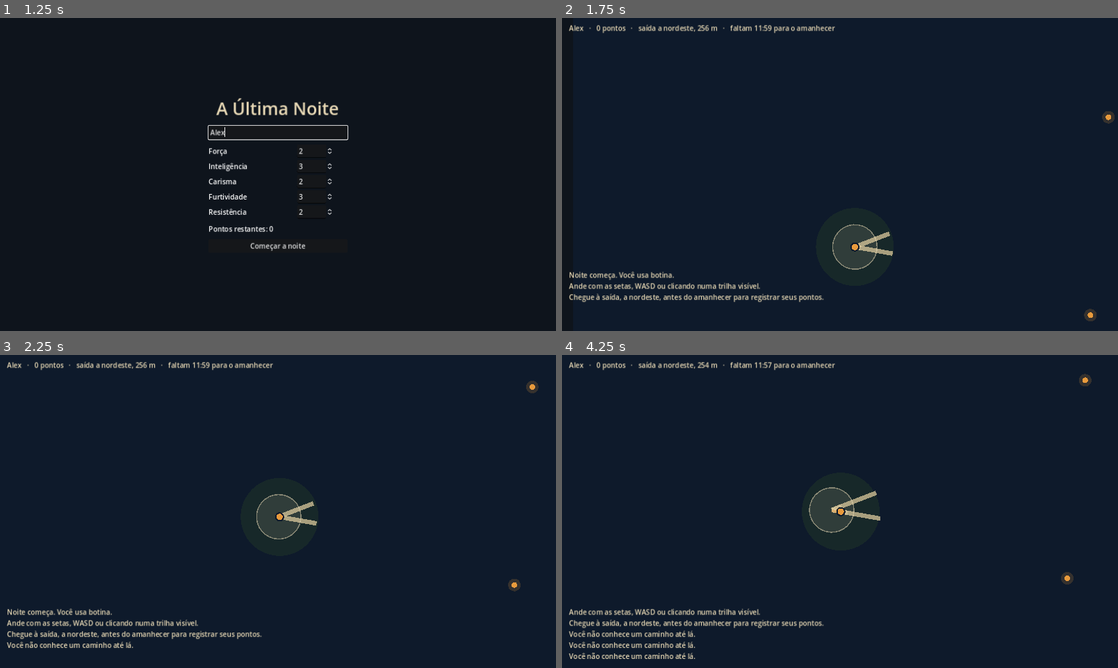
Above: before the commit, frames 1-4 (two rows, left to right).
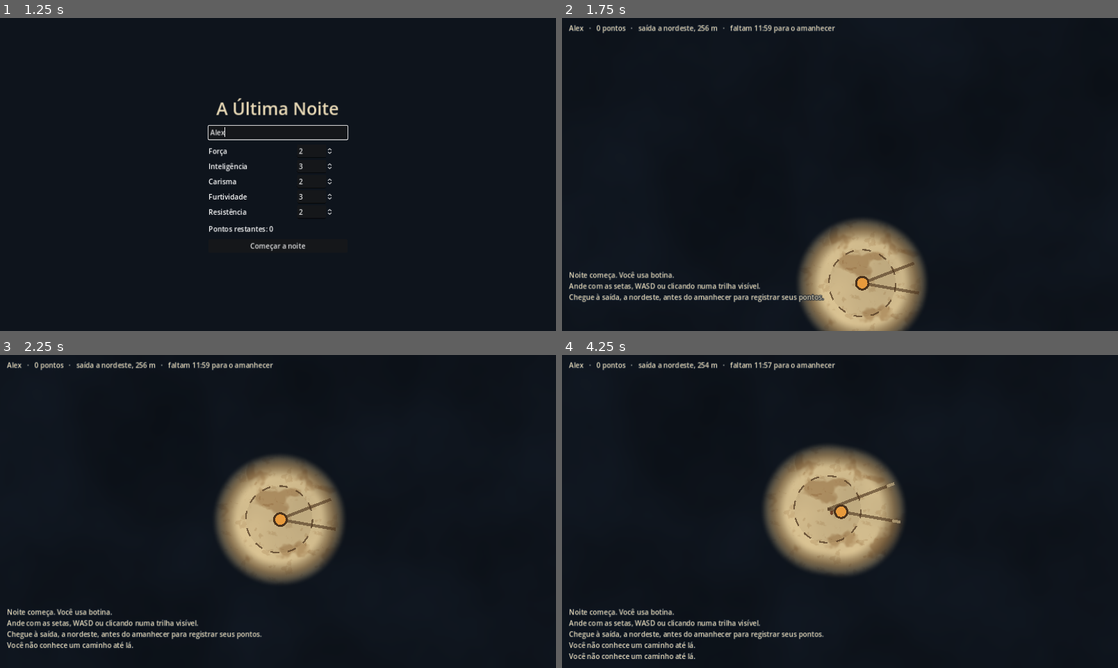
Above: after the commit, the same moments.

Repository: LuviqueVianna/UltimaNoite
Game: Godot game, scene res://cenas/main.tscn
Same seed, same stepped clock (60 frames per second), same inputs: the game is played once before the commit and once after it.
Inputs (mouse positions are in pixels of both pictures, inside the frame that each line leads up to):
- Up to frame 1 (1.25 s): click (278, 133) at 0.52 s; type "Alex" at 0.6 s
- Up to frame 2 (1.75 s): click "Começar a noite" at 1.25 s
- Up to frame 3 (2.25 s): move the mouse to (400, 495) at 2.02 s; hold Right from 2.03 s (still down); click (400, 495) at 2.17 s
- Up to frame 4 (4.25 s): move the mouse to (728, 527) at 2.77 s; release Right at 2.78 s; hold Down 2.78-3.53 s; click (728, 527) at 2.92 s; move the mouse to (895, 442) at 3.52 s; hold Right from 3.53 s (still down); click (895, 442) at 3.67 s

Frame 1 is identical in both runs. In frame 2, 6.9% of the frame differs, in the area x 42-100%, y 29-100%; in frame 3, 7.5%; in frame 4, 10%, in the area x 1-96%, y 6-91%.

Commit message:
Novo visual do mapa: pergaminho manchado sob a névoa e pegadas de sola
- a névoa se abre por onde o jogador anda e enxerga, revelando pergaminho
  bege com manchas e borda tostada (shader + máscara do que foi visto)
- trilhas e bases em tinta marrom
- pegadas pretas: sola e salto (bota, botina), sola fina (alpercata),
  bloco (tamanco), pé com dedos (descalço); pés esquerdo e direito abertos
- câmera mais próxima; textos da tela com contorno

Co-Authored-By: Claude Opus 5.5 <noreply@anthropic.com>
Claude-Session: https://claude.ai/code/session_015T13S23q4rvJosTmgDCmaC

Diff:
--- /dev/null
+++ b/godot/cenas/pergaminho.gdshader
@@ -0,0 +1,32 @@
+shader_type canvas_item;
+// Pergaminho que aparece onde a névoa se abriu. Fora disso, a noite.
+// mascara: 1 pixel por metro; branco = já revelado. O círculo de visão atual vem por uniform.
+
+uniform sampler2D mascara : filter_linear;
+uniform sampler2D ruido : repeat_enable, filter_linear;
+uniform vec2 tamanho_m;
+uniform vec2 jogador_m;
+uniform float alcance = 14.0;
+uniform vec4 cor_papel : source_color = vec4(0.86, 0.77, 0.58, 1.0);
+uniform vec4 cor_mancha : source_color = vec4(0.58, 0.42, 0.24, 1.0);
+uniform vec4 cor_noite : source_color = vec4(0.055, 0.078, 0.11, 1.0);
+
+void fragment() {
+	vec2 m = UV * tamanho_m;
+	float vendo = 1.0 - smoothstep(alcance * 0.55, alcance * 1.15, distance(m, jogador_m));
+	float revelado = max(texture(mascara, UV).r, vendo);
+
+	float n1 = texture(ruido, m / 140.0).r;
+	float n2 = texture(ruido, m / 38.0 + vec2(0.37, 0.11)).r;
+	float n3 = texture(ruido, m / 11.0 + vec2(0.71, 0.53)).r;
+
+	vec3 papel = cor_papel.rgb * (0.86 + 0.2 * n1);
+	float mancha = smoothstep(0.6, 0.78, n2) * 0.5 + smoothstep(0.68, 0.86, n3) * 0.22;
+	papel = mix(papel, cor_mancha.rgb, mancha);
+	// Borda escurecida onde a névoa termina, como papel tostado
+	float borda = smoothstep(0.1, 0.5, revelado) * (1.0 - smoothstep(0.5, 0.95, revelado));
+	papel = mix(papel, cor_mancha.rgb * 0.55, borda * 0.55);
+
+	vec3 noite = cor_noite.rgb * (0.8 + 0.4 * n1);
+	COLOR = vec4(mix(noite, papel, smoothstep(0.06, 0.62, revelado)), 1.0);
+}
--- a/godot/scripts/cenas/main.gd
+++ b/godot/scripts/cenas/main.gd
@@ -112,12 +112,12 @@
 
 func _montar_noite() -> void:
 	vista = MapaView.new()
-	vista.mundo = mundo
 	vista.toque.connect(_ao_tocar)
 	add_child(vista)
+	vista.preparar(mundo)
 
 	camera = Camera2D.new()
-	camera.zoom = Vector2(1.6, 1.6)
+	camera.zoom = Vector2(2.4, 2.4)
 	camera.position_smoothing_enabled = true
 	vista.add_child(camera)
 	camera.make_current()
@@ -127,12 +127,16 @@
 	rotulo_relogio = Label.new()
 	rotulo_relogio.position = Vector2(16, 12)
 	rotulo_relogio.add_theme_color_override("font_color", COR_PAPEL)
+	rotulo_relogio.add_theme_color_override("font_outline_color", Color("#0e1a2b"))
+	rotulo_relogio.add_theme_constant_override("outline_size", 6)
 	hud.add_child(rotulo_relogio)
 
 	rotulo_avisos = Label.new()
 	rotulo_avisos.set_anchors_preset(Control.PRESET_BOTTOM_LEFT)
 	rotulo_avisos.position = Vector2(16, -140)
 	rotulo_avisos.add_theme_color_override("font_color", COR_PAPEL)
+	rotulo_avisos.add_theme_color_override("font_outline_color", Color("#0e1a2b"))
+	rotulo_avisos.add_theme_constant_override("outline_size", 6)
 	hud.add_child(rotulo_avisos)
 
 	painel_base = PanelContainer.new()
--- a/godot/scripts/cenas/mapa_view.gd
+++ b/godot/scripts/cenas/mapa_view.gd
@@ -1,29 +1,112 @@
 class_name MapaView
 extends Node2D
-## Desenha a noite do ponto de vista do jogador: só o que ele percorreu, vê agora ou ainda lembra.
-## Visual provisório até a escolha do estilo de pergaminho (demanda 3 do ChatGPT).
+## Desenha a noite do ponto de vista do jogador. Onde ele andou e enxergou, a névoa se abre
+## e aparece o pergaminho bege manchado, com trilhas em tinta marrom e pegadas pretas de sola e salto.
+## Direção de arte pedida pelo usuário em 20/10/2026.
 
 signal toque(ponto_m: Vector2)
 
-const ESCALA := 4.0          # px por metro
+const ESCALA := 4.0           # px por metro
+const MARGEM := 40.0          # m de névoa em volta da área do mapa
 const COR_NOITE := Color("#0e1a2b")
-const COR_PAPEL := Color("#e8d9b5")
-const COR_TINTA := Color("#d9c79a")
+const COR_PAPEL := Color("#dcc596")
+const COR_TINTA := Color("#4a321c")
+const COR_TINTA_CLARA := Color("#7a5a36")
+const COR_PEGADA := Color("#1a120b")
+const COR_MINHA := Color("#5c2a14")
 const COR_AMBAR := Color("#e89a3c")
-const COR_MATA := Color("#1f3328")
-const LARGURA_TRILHA := 1.6  # m
-const GLIFO := 1.8           # pegadas desenhadas maiores que o real, para leitura
+const COR_MEMORIA := Color("#cdb88c")   # trilha lembrada, vista sobre a névoa
+const LARGURA_TRILHA := 0.7   # m
+const GLIFO := 6.0            # pegadas desenhadas maiores que o real, para leitura
 
 var mundo: Mundo
 var fonte: Font
+var fundo: ColorRect
+var mascara: Image
+var textura_mascara: ImageTexture
+var _acumulado := 0.0
 
 
 func _ready() -> void:
 	fonte = ThemeDB.fallback_font
 
 
-func _process(_dt: float) -> void:
+func preparar(m: Mundo) -> void:
+	mundo = m
+	var area := mundo.mapa.tamanho + Vector2.ONE * MARGEM * 2.0
+	mascara = Image.create(int(area.x), int(area.y), false, Image.FORMAT_L8)
+	mascara.fill(Color.BLACK)
+	textura_mascara = ImageTexture.create_from_image(mascara)
+
+	var ruido := NoiseTexture2D.new()
+	ruido.width = 256
+	ruido.height = 256
+	ruido.seamless = true
+	var fn := FastNoiseLite.new()
+	fn.noise_type = FastNoiseLite.TYPE_SIMPLEX_SMOOTH
+	fn.frequency = 0.012
+	fn.fractal_octaves = 4
+	fn.seed = mundo.mapa.semente
+	ruido.noise = fn
+
+	var material := ShaderMaterial.new()
+	material.shader = load("res://cenas/pergaminho.gdshader")
+	material.set_shader_parameter("mascara", textura_mascara)
+	material.set_shader_parameter("ruido", ruido)
+	material.set_shader_parameter("tamanho_m", area)
+
+	fundo = ColorRect.new()
+	fundo.material = material
+	fundo.position = -Vector2.ONE * MARGEM * ESCALA
+	fundo.size = area * ESCALA
+	fundo.show_behind_parent = true
+	fundo.mouse_filter = Control.MOUSE_FILTER_IGNORE
+	add_child(fundo)
+	_revelar()
+
+
+func _process(dt: float) -> void:
+	if mundo == null:
+		return
+	_acumulado += dt
+	if _acumulado >= Regras.PERCEPCAO_INTERVALO:
+		_acumulado = 0.0
+		_revelar()
+	var j := mundo.jogador()
+	var mat := fundo.material as ShaderMaterial
+	mat.set_shader_parameter("jogador_m", j.pos + Vector2.ONE * MARGEM)
+	mat.set_shader_parameter("alcance", j.alcance())
 	queue_redraw()
+
+
+## Abre a névoa em volta do jogador, de forma permanente (borda suave).
+func _revelar() -> void:
+	var j := mundo.jogador()
+	var centro := j.pos + Vector2.ONE * MARGEM
+	var r := j.alcance() * 1.2
+	var x0 := maxi(0, int(centro.x - r))
+	var x1 := mini(mascara.get_width() - 1, int(centro.x + r))
+	var y0 := maxi(0, int(centro.y - r))
+	var y1 := mini(mascara.get_height() - 1, int(centro.y + r))
+	for y in range(y0, y1 + 1):
+		for x in range(x0, x1 + 1):
+			var d := centro.distance_to(Vector2(x + 0.5, y + 0.5))
+			if d > r:
+				continue
+			var v := clampf((r - d) / (r * 0.45), 0.0, 1.0)
+			if v > mascara.get_pixel(x, y).r:
+				mascara.set_pixel(x, y, Color(v, v, v))
+	textura_mascara.update(mascara)
+
+
+func revelado(p_m: Vector2) -> float:
+	var q := p_m + Vector2.ONE * MARGEM
+	var x := clampi(int(q.x), 0, mascara.get_width() - 1)
+	var y := clampi(int(q.y), 0, mascara.get_height() - 1)
+	var v := mascara.get_pixel(x, y).r
+	if mundo.jogador().pos.distance_to(p_m) <= mundo.jogador().alcance() * 0.8:
+		v = 1.0
+	return v
 
 
 func _unhandled_input(event: InputEvent) -> void:
@@ -41,10 +124,7 @@
 	var agora := mundo.tempo
 	var lembra := j.lembranca()
 
-	draw_rect(Rect2(Vector2(-200, -200), (m.tamanho + Vector2(400, 400)) * ESCALA), COR_NOITE)
-	draw_circle(j.pos * ESCALA, j.alcance() * ESCALA, Color(COR_MATA, 0.55))
-
-	# Trilhas: percorridas ficam; vistas de longe somem com o tempo.
+	# Trilhas em tinta. Percorridas ficam; vistas de longe somem com o tempo.
 	for e in m.arestas:
 		var pa := m.pos(e["a"])
 		var pb := m.pos(e["b"])
@@ -53,16 +133,17 @@
 			var i: int = e["amostra_ini"] + k
 			var alfa := 0.0
 			if j.amostra_percorrida[i] == 1:
-				alfa = 0.9
+				alfa = 0.6
 			else:
 				var idade := agora - j.amostra_vista[i]
 				if idade <= lembra:
-					alfa = 0.75 * (1.0 - idade / lembra)
+					alfa = 0.6 * (1.0 - idade / lembra)
 			if alfa <= 0.01:
 				continue
 			var a := pa.lerp(pb, float(k) / n)
 			var b := pa.lerp(pb, float(k + 1) / n)
-			draw_line(a * ESCALA, b * ESCALA, Color(COR_TINTA, alfa), LARGURA_TRILHA * ESCALA)
+			var cor := COR_TINTA if revelado(m.amostras[i]) > 0.5 else COR_MEMORIA
+			draw_line(a * ESCALA, b * ESCALA, Color(cor, alfa), LARGURA_TRILHA * ESCALA)
 
 	# Clareiras e bases conhecidas
 	for no in m.nos:
@@ -71,11 +152,12 @@
 		var p: Vector2 = no["pos"] * ESCALA
 		match no["tipo"]:
 			"clareira":
-				draw_circle(p, 8.0 * ESCALA, Color(COR_PAPEL, 0.12))
-				draw_arc(p, 8.0 * ESCALA, 0, TAU, 32, Color(COR_PAPEL, 0.5), 1.5)
+				draw_circle(p, 8.0 * ESCALA, Color(COR_TINTA, 0.08))
+				_arco_tracejado(p, 8.0 * ESCALA, Color(COR_TINTA, 0.7))
 			"beco":
-				draw_line(p + Vector2(-6, -6), p + Vector2(6, 6), Color(COR_PAPEL, 0.6), 2)
-				draw_line(p + Vector2(-6, 6), p + Vector2(6, -6), Color(COR_PAPEL, 0.6), 2)
+				var cor := Color(COR_TINTA, 0.8)
+				draw_line(p + Vector2(-5, -5), p + Vector2(5, 5), cor, 2)
+				draw_line(p + Vector2(-5, 5), p + Vector2(5, -5), cor, 2)
 		if no["base"] != "":
 			_desenhar_base(no["pos"], no["base"])
 
@@ -85,13 +167,11 @@
 		if j.no_visto[no_base] == 1:
 			continue
 		var p: Vector2 = j.luzes[b] * ESCALA
-		draw_circle(p, 9, Color(COR_AMBAR, 0.18))
+		draw_circle(p, 12, Color(COR_AMBAR, 0.15))
 		draw_circle(p, 4, COR_AMBAR)
 
-	# Saída do jogador: ele sabe para onde precisa ir, não o caminho.
 	_desenhar_saida(m.pos(j.saida))
 
-	# Pegadas
 	for g in mundo.pegadas:
 		if mundo.pegada_visivel_para(j, g):
 			_desenhar_pegada(g, j)
@@ -102,74 +182,116 @@
 			continue
 		if agora - j.vistos.get(o.id, -1.0e9) > Regras.PERCEPCAO_INTERVALO * 1.5:
 			continue
-		draw_circle(o.pos * ESCALA, 1.2 * ESCALA, Color(COR_PAPEL, 0.9))
-		draw_string(fonte, o.pos * ESCALA + Vector2(8, -8), o.nome, HORIZONTAL_ALIGNMENT_LEFT, -1, 13, COR_PAPEL)
-	draw_circle(j.pos * ESCALA, 1.4 * ESCALA, COR_AMBAR)
-	draw_arc(j.pos * ESCALA, 1.4 * ESCALA, 0, TAU, 24, COR_NOITE, 2)
+		draw_circle(o.pos * ESCALA, 1.3 * ESCALA, COR_TINTA)
+		draw_string(fonte, o.pos * ESCALA + Vector2(9, -9), o.nome, HORIZONTAL_ALIGNMENT_LEFT, -1, 14, COR_TINTA)
+	draw_circle(j.pos * ESCALA, 1.5 * ESCALA, COR_AMBAR)
+	draw_arc(j.pos * ESCALA, 1.5 * ESCALA, 0, TAU, 24, COR_TINTA, 2)
 	if not j.rota.is_empty():
 		var alvo := m.pos(j.rota[-1]) * ESCALA
-		draw_arc(alvo, 10, 0, TAU, 24, Color(COR_AMBAR, 0.7), 2)
-
-
-## Planta baixa provisória: casa, porta da frente (baixo), fundos (cima), janela (lado) e esconderijo.
+		draw_arc(alvo, 10, 0, TAU, 24, Color(COR_MINHA, 0.8), 2)
+
+
+func _arco_tracejado(c: Vector2, r: float, cor: Color) -> void:
+	for k in 24:
+		if k % 2 == 0:
+			draw_arc(c, r, TAU * k / 24.0, TAU * (k + 1) / 24.0, 4, cor, 1.5)
+
+
+## Planta baixa: casa em tinta, porta da frente (baixo), fundos (cima), janela acesa (lado) e moita de esconderijo.
 func _desenhar_base(pos_m: Vector2, base: String) -> void:
 	var c := pos_m * ESCALA
 	var tam := Vector2(10, 7) * ESCALA
 	var r := Rect2(c - tam / 2, tam)
-	var luz := base != "vazia"
-	draw_rect(r, Color(COR_PAPEL, 0.18))
-	draw_rect(r, COR_PAPEL, false, 2)
-	draw_rect(Rect2(c + Vector2(-1.2, tam.y / 2 / ESCALA - 0.4) * ESCALA, Vector2(2.4, 0.8) * ESCALA), COR_PAPEL)        # frente
-	draw_rect(Rect2(c + Vector2(-1.0, -tam.y / 2 / ESCALA - 0.4) * ESCALA, Vector2(2.0, 0.8) * ESCALA), COR_PAPEL)       # fundos
-	draw_rect(Rect2(c + Vector2(tam.x / 2 / ESCALA - 0.4, -1.2) * ESCALA, Vector2(0.8, 2.4) * ESCALA), COR_AMBAR if luz else COR_PAPEL)  # janela
-	draw_circle(c + Vector2(-9, -6) * ESCALA, 2.2 * ESCALA, Color(COR_MATA, 0.9))                                         # esconderijo
-	draw_string(fonte, c + Vector2(-tam.x / 2, -tam.y / 2 - 3.5 * ESCALA), Regras.BASES[base], HORIZONTAL_ALIGNMENT_LEFT, -1, 14, COR_PAPEL)
+	draw_rect(r, Color(COR_TINTA, 0.12))
+	draw_rect(r, COR_TINTA, false, 2.5)
+	draw_line(c + Vector2(-tam.x / 2, 0), c + Vector2(tam.x / 2 - 3 * ESCALA, 0), Color(COR_TINTA, 0.6), 1.5)
+	draw_rect(Rect2(c + Vector2(-1.2, tam.y / 2 / ESCALA - 0.4) * ESCALA, Vector2(2.4, 0.8) * ESCALA), COR_PAPEL)
+	draw_rect(Rect2(c + Vector2(-1.2, tam.y / 2 / ESCALA - 0.4) * ESCALA, Vector2(2.4, 0.8) * ESCALA), COR_TINTA, false, 1.5)
+	draw_rect(Rect2(c + Vector2(-1.0, -tam.y / 2 / ESCALA - 0.4) * ESCALA, Vector2(2.0, 0.8) * ESCALA), COR_PAPEL)
+	draw_rect(Rect2(c + Vector2(-1.0, -tam.y / 2 / ESCALA - 0.4) * ESCALA, Vector2(2.0, 0.8) * ESCALA), COR_TINTA, false, 1.5)
+	var janela := Rect2(c + Vector2(tam.x / 2 / ESCALA - 0.4, -1.2) * ESCALA, Vector2(0.8, 2.4) * ESCALA)
+	draw_rect(janela, COR_AMBAR if base != "vazia" else COR_PAPEL)
+	draw_rect(janela, COR_TINTA, false, 1.5)
+	for k in 5:
+		var a := TAU * k / 5.0
+		draw_circle(c + Vector2(-9, -6) * ESCALA + Vector2(cos(a), sin(a)) * 1.1 * ESCALA, 1.1 * ESCALA, Color(COR_TINTA, 0.35))
+	draw_string(fonte, c + Vector2(-tam.x / 2, -tam.y / 2 - 3.5 * ESCALA), Regras.BASES[base], HORIZONTAL_ALIGNMENT_LEFT, -1, 15, COR_TINTA)
 
 
 ## Porteira de duas estacas com travessa: o ponto oposto do mapa, onde se registra a chegada.
 func _desenhar_saida(pos_m: Vector2) -> void:
 	var c := pos_m * ESCALA
-	var cor := Color(COR_AMBAR, 0.9)
-	draw_circle(c, 7.0 * ESCALA, Color(COR_AMBAR, 0.08))
+	var claro := revelado(pos_m) > 0.5
+	var cor := COR_MINHA if claro else COR_AMBAR
+	draw_circle(c, 7.0 * ESCALA, Color(COR_AMBAR, 0.1))
 	draw_line(c + Vector2(-3, -2) * ESCALA, c + Vector2(-3, 2.5) * ESCALA, cor, 3)
 	draw_line(c + Vector2(3, -2) * ESCALA, c + Vector2(3, 2.5) * ESCALA, cor, 3)
 	draw_line(c + Vector2(-3, -1) * ESCALA, c + Vector2(3, -1) * ESCALA, cor, 2)
 	draw_line(c + Vector2(-3, 1) * ESCALA, c + Vector2(3, 1) * ESCALA, cor, 2)
-	draw_string(fonte, c + Vector2(-14, -4 * ESCALA), "Saída", HORIZONTAL_ALIGNMENT_LEFT, -1, 14, COR_AMBAR)
-
-
+	draw_string(fonte, c + Vector2(-14, -4 * ESCALA), "Saída", HORIZONTAL_ALIGNMENT_LEFT, -1, 15, cor)
+
+
+## Pegada em forma de sola e salto (ou pé descalço). Coordenadas em metros, frente para cima.
 func _desenhar_pegada(g: Dictionary, j: Personagem) -> void:
 	var minha: bool = g["dono"] == j.id
 	var leitura := 5 if minha else j.leitura_pegadas()
-	var cor := COR_AMBAR if minha else COR_PAPEL
-	var alfa := 0.85
+	var alfa := 0.9
 	if leitura >= 3 or minha:
-		alfa = clampf(1.0 - (mundo.tempo - g["t"]) / g["vida"], 0.15, 0.9)
+		alfa = clampf(1.0 - (mundo.tempo - g["t"]) / g["vida"], 0.2, 0.92)
 	if minha:
-		alfa *= 0.55
+		alfa *= 0.85
 	var angulo: float = g["dir"].angle() + PI / 2 if leitura >= 2 else 0.0
+	var esquerdo: bool = int(g.get("id", 0)) % 2 == 0
+	if leitura >= 2:
+		angulo += -0.12 if esquerdo else 0.12   # pés esquerdo e direito levemente abertos
 	draw_set_transform(g["pos"] * ESCALA, angulo, Vector2.ONE * ESCALA * GLIFO)
-	var c := Color(cor, alfa)
+	var c := Color(COR_MINHA if minha else COR_PEGADA, alfa)
 	match g["calcado"]:
 		"bota":
-			_elipse(Vector2.ZERO, Vector2(0.38, 0.8), c)
+			_sola(Vector2(0.15, 0.2), 0.26, c)
+			_salto(Vector2(0, 0.2), Vector2(0.11, 0.07), c)
 		"botina":
-			_elipse(Vector2(0, -0.12), Vector2(0.32, 0.55), c)
-			draw_rect(Rect2(Vector2(-0.26, 0.45), Vector2(0.52, 0.3)), c)
+			_sola(Vector2(0.12, 0.16), 0.21, c)
+			_salto(Vector2(0, 0.17), Vector2(0.09, 0.06), c)
+		"tamanco":
+			_sola(Vector2(0.13, 0.0), 0.26, c, true)
 		"alpercata":
-			_elipse(Vector2.ZERO, Vector2(0.2, 0.75), c)
-		"tamanco":
-			draw_rect(Rect2(Vector2(-0.34, -0.7), Vector2(0.68, 1.4)), c)
+			_sola(Vector2(0.09, 0.12), 0.24, c)
+			draw_line(Vector2(-0.12, 0.0), Vector2(0.12, -0.05), Color(COR_PAPEL, alfa), 0.025)
 		"descalco":
-			_elipse(Vector2(0, 0.1), Vector2(0.26, 0.5), c)
-			for k in 3:
-				draw_circle(Vector2(-0.18 + 0.18 * k, -0.55), 0.09, c)
+			_elipse(Vector2(0, -0.07), Vector2(0.1, 0.13), c)
+			_elipse(Vector2(0, 0.17), Vector2(0.07, 0.08), c)
+			draw_rect(Rect2(Vector2(-0.04, 0.02), Vector2(0.07, 0.12)), c)
+			for k in 5:
+				draw_circle(Vector2(-0.085 + 0.042 * k, -0.24 + abs(k - 1.5) * 0.012), 0.022, c)
 	draw_set_transform(Vector2.ZERO, 0.0, Vector2.ONE)
+
+
+## Sola: frente arredondada mais larga, cintura estreita. largura.x = frente, largura.y não usada;
+## comprimento = metade do comprimento da sola.
+## inteira = true: sola e salto num bloco só (tamanco).
+func _sola(largura: Vector2, comprimento: float, cor: Color, inteira := false) -> void:
+	var pts := PackedVector2Array()
+	var frente := largura.x
+	for k in 9:
+		var a := PI + PI * k / 8.0
+		pts.append(Vector2(cos(a) * frente, -comprimento * 0.45 + sin(a) * comprimento * 0.55))
+	var fundo := comprimento * (1.0 if inteira else 0.45)
+	var cintura := 0.8 if inteira else 0.55
+	pts.append(Vector2(frente * 0.75, comprimento * 0.15))
+	pts.append(Vector2(frente * cintura, fundo))
+	pts.append(Vector2(-frente * cintura, fundo))
+	pts.append(Vector2(-frente * 0.75, comprimento * 0.15))
+	draw_colored_polygon(pts, cor)
+
+
+func _salto(centro: Vector2, meio: Vector2, cor: Color) -> void:
+	_elipse(centro + Vector2(0, 0.08), meio, cor)
 
 
 func _elipse(centro: Vector2, raio: Vector2, cor: Color) -> void:
 	var pts := PackedVector2Array()
-	for k in 12:
-		var a := TAU * k / 12.0
+	for k in 14:
+		var a := TAU * k / 14.0
 		pts.append(centro + Vector2(cos(a) * raio.x, sin(a) * raio.y))
 	draw_colored_polygon(pts, cor)
--- a/godot/scripts/mundo/personagem.gd
+++ b/godot/scripts/mundo/personagem.gd
@@ -219,7 +219,7 @@
 		passo_esquerdo = not passo_esquerdo
 		var dir := (mapa.pos(para) - mapa.pos(de)).normalized()
 		var lado := -1.0 if passo_esquerdo else 1.0
-		eventos.append({"tipo": "pegada", "pos": pos + dir.orthogonal() * 0.25 * lado, "dir": dir})
+		eventos.append({"tipo": "pegada", "pos": pos + dir.orthogonal() * 0.45 * lado, "dir": dir})
 	if chegou:
 		no_atual = para
 		de = -1
--- a/godot/scripts/regras.gd
+++ b/godot/scripts/regras.gd
@@ -4,7 +4,7 @@
 
 const NOITE_S := 720.0               # duração da noite no MVP (provisório)
 const VEL_TRILHA := 1.5              # m/s
-const ESPACO_PEGADA := 1.5           # m entre pegadas
+const ESPACO_PEGADA := 2.6           # m entre pegadas desenhadas (o desenho é maior que o real)
 const AMOSTRA_M := 2.0               # resolução da memória do mapa
 const RAIO_PERCORRIDO := 2.0         # amostras a essa distância viram "percorridas"
 const LUZ_BASE_M := 130.0            # de quão longe se vê a luz de uma base
--- /dev/null
+++ b/godot/testes/amostra_pegadas.gd
@@ -0,0 +1,32 @@
+extends SceneTree
+## Desenha os 5 calçados lado a lado sobre o pergaminho (precisa de tela; use xvfb-run).
+
+class Amostra extends MapaView:
+	func _process(_dt: float) -> void:
+		queue_redraw()
+
+	func _draw() -> void:
+		draw_rect(Rect2(0, 0, 1280, 720), COR_PAPEL)
+		var j: Personagem = mundo.jogador()
+		var calcados := Regras.CALCADOS.keys()
+		for i in calcados.size():
+			for k in 4:
+				var lado := -1.0 if k % 2 == 0 else 1.0
+				var g := {"pos": Vector2(8 + i * 15 + lado * 1.2, 34 - k * 5), "dir": Vector2.UP, "dono": 99, "id": k, "calcado": calcados[i], "t": mundo.tempo, "vida": 100.0}
+				_desenhar_pegada(g, j)
+
+func _init() -> void:
+	var saida: String = OS.get_cmdline_user_args()[0]
+	var m := Mundo.new()
+	m.iniciar(7, {"nome": "A", "atributos": {"forca": 2, "inteligencia": 3, "carisma": 2, "furtividade": 5, "resistencia": 2}})
+	var a := Amostra.new()
+	a.mundo = m
+	a.fonte = ThemeDB.fallback_font
+	a.scale = Vector2(4, 4)
+	print(Regras.CALCADOS.keys())
+	root.add_child(a)
+	await process_frame
+	await process_frame
+	await RenderingServer.frame_post_draw
+	root.get_texture().get_image().save_png(saida)
+	quit()
--- a/godot/testes/captura.gd
+++ b/godot/testes/captura.gd
@@ -16,9 +16,13 @@
 	j.eh_jogador = false
 	j.perfil = "ousado"
 	var t := 0.0
+	var passo := 0
 	while t < segundos:
 		main.mundo.tick(1.0 / 30.0)
 		t += 1.0 / 30.0
+		passo += 1
+		if passo % 6 == 0:
+			main.vista._revelar()
 	j.eh_jogador = true
 	if args.size() > 2 and args[2] == "dialogo":
 		var b: String = main.mundo.mapa.bases().keys().filter(func(x): return x != "vazia" and not j.bases_visitadas.has(x))[0]
@@ -28,6 +32,8 @@
 		main.dialogo._responder("1")
 	if args.size() > 2 and args[2] == "longe":
 		main.camera.zoom = Vector2(0.75, 0.75)
+	if args.size() > 2 and args[2] == "perto":
+		main.camera.zoom = Vector2(3.2, 3.2)
 	for i in 10:
 		await process_frame
 	await RenderingServer.frame_post_draw
Not shown, changed: STATUS.md
Not shown, changed: docs/MVP_v0.4.md
